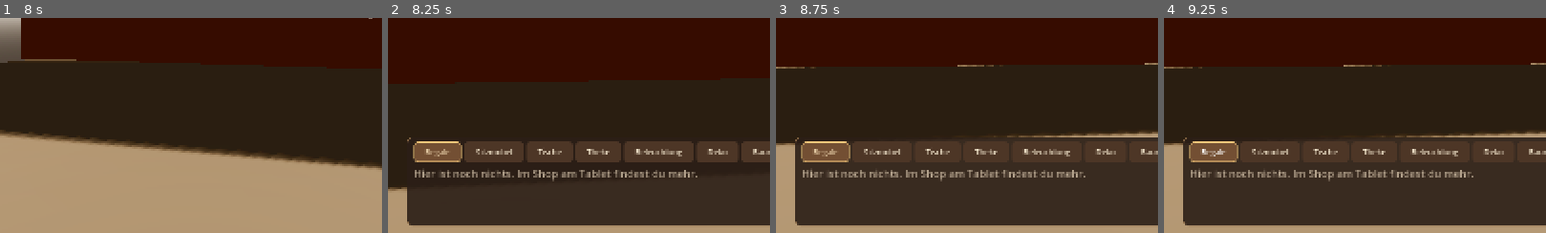
Above: before the commit, frames 1-4 (left to right).
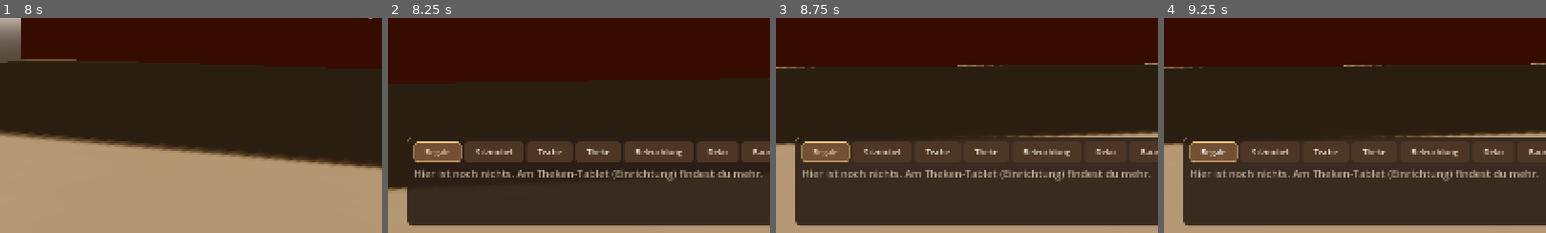
Above: after the commit, the same moments.

Repository: muschel99/Buecherei-Game
Game: Godot game, scene res://scenes/main.tscn
The game is run twice, just before and just after one commit, with the same random seed, the same clock (stepped at 60 frames per second) and the same inputs.
Inputs (mouse positions are % of the whole screen's width and height, from its top left):
- Up to frame 1 (8 s): tap Enter at 0.5 s; move the mouse to (55, 50) at 0.52 s; press the mouse at (55, 50) at 0.53 s; hold W (move_forward) 0.53-5.78 s; tap Space (jump) at 0.77, 1.52, 3.02, 3.77, 4.52, 6.02, 6.77, 7.52 s; move the mouse to (45, 50) at 1.27 s; release the mouse at (45, 50) at 1.28 s; tap Mouse wheel up (book_rotate) at 1.35 s; move the mouse to (52, 48) at 2.02 s; hold Mouse wheel down (book_rotate_back) 2.03-2.78 s; move the mouse to (49, 52) at 2.77 s; right-click (49, 52) at 2.85 s; move the mouse to (57, 51) at 3.52 s; hold X (build_delete) 3.53-4.28 s; move the mouse to (42, 49) at 4.27 s; tap Shift (build_paint_all) at 4.35 s; move the mouse to (51, 50) at 5.02 s; hold G (build_toggle_grid) 5.03-5.78 s; move the mouse to (46, 48) at 5.77 s; hold D (move_right) 5.78-6.53 s; tap Ctrl (crouch) at 5.85 s; move the mouse to (55, 50) at 6.52 s; hold E (interact) 6.53-7.28 s; hold W (move_forward) from 6.53 s (still down); move the mouse to (45, 50) at 7.27 s; tap Q (store_books) at 7.35 s
- Up to frame 2 (8.25 s): keep holding W (move_forward); move the mouse to (52, 48) at 8.02 s; hold Tab (toggle_build_mode) from 8.03 s (still down)
- Up to frame 3 (8.75 s): keep holding W (move_forward); keep holding Tab (toggle_build_mode)
- Up to frame 4 (9.25 s): release W (move_forward) at 8.75 s; release Tab (toggle_build_mode) at 8.75 s; click "Regale" at 8.75 s
The pictures show only the part of the screen within x 2-52%, y 50-100%; the shares and areas given below are measured in that part.

Frame 1 is identical in both runs. In frame 2, 1.4% of the frame differs, in the area x 33-98%, y 70-76%; in frame 3, 1.3%; in frame 4, 1.3%.

Commit message:
Etappe 3g, Teil 3: Neuaufbau nach Klicks erst am Ende des Bilds
Die Apps bauen ihre Listen nicht mehr sofort im Klick neu auf, sondern
gesammelt am Ende des Bilds (request_refresh). Hinweistext im
Gestaltungsmodus zeigt auf die App Einrichtung.

Co-Authored-By: Claude Opus 5.5 <noreply@anthropic.com>
Claude-Session: https://claude.ai/code/session_019h7HXfFS3pVv47U8YJjpyf

Diff:
--- a/scripts/ui/build_ui.gd
+++ b/scripts/ui/build_ui.gd
@@ -120,7 +120,7 @@
 
 	if _cards.is_empty():
 		var empty := Label.new()
-		empty.text = "Hier ist noch nichts. Im Shop am Tablet findest du mehr."
+		empty.text = "Hier ist noch nichts. Am Theken-Tablet (Einrichtung) findest du mehr."
 		if not owned.is_empty():
 			empty.text = "Dazu passt hier gerade nichts – probier einen anderen Filter."
 		empty.add_theme_color_override("font_color", MUTED_COLOR)
--- a/scripts/ui/counter_tablet.gd
+++ b/scripts/ui/counter_tablet.gd
@@ -191,6 +191,11 @@
 
 
 # --- Anzeige ---
+
+## Alles neu zeigen – erst am Ende des Bilds (einmal, auch wenn viel auf einmal passiert).
+func queue_refresh() -> void:
+	_queue_refresh()
+
 
 func _queue_refresh() -> void:
 	if _refresh_queued or not is_open:
--- a/scripts/ui/tablet_app.gd
+++ b/scripts/ui/tablet_app.gd
@@ -26,6 +26,15 @@
 ## Geld, Inventar oder Bücher haben sich geändert: neu anzeigen.
 func refresh() -> void:
 	pass
+
+
+## Neu anzeigen, aber erst am Ende des Bilds – so wird kein Knopf entfernt, während sein
+## Klick noch verarbeitet wird.
+func request_refresh() -> void:
+	if tablet and tablet.is_open:
+		tablet.queue_refresh()
+	else:
+		refresh()
 
 
 # --- Kleine Bausteine für alle Apps ---
--- a/scripts/ui/tablet_apps/collection_app.gd
+++ b/scripts/ui/tablet_apps/collection_app.gd
@@ -45,7 +45,7 @@
 
 func show_genre(id: String) -> void:
 	_genre = id
-	refresh()
+	request_refresh()
 
 
 func refresh() -> void:
--- a/scripts/ui/tablet_apps/shop_app.gd
+++ b/scripts/ui/tablet_apps/shop_app.gd
@@ -40,7 +40,7 @@
 	elif kind != "surface":
 		entry.count += 1
 	_order_text = ""
-	refresh()
+	request_refresh()
 
 
 func _change_cart_count(entry: Dictionary, change: int) -> void:
@@ -48,7 +48,7 @@
 	if entry.count <= 0:
 		cart.erase(entry)
 	_order_text = ""
-	refresh()
+	request_refresh()
 
 
 func get_cart_total() -> int:
@@ -63,12 +63,12 @@
 	var total := get_cart_total()
 	var deliveries := _get_deliveries()
 	if cart.is_empty() or deliveries == null or not Wallet.spend(total, "Einkauf am Tablet"):
-		refresh()
+		request_refresh()
 		return
 	deliveries.place_order(cart)
 	cart.clear()
 	_order_text = "Danke! In etwa %d Sekunden steht der Karton vor der Tür." % roundi(GameConfig.delivery_time)
-	refresh()
+	request_refresh()
 
 
 ## Baut den Warenkorb (rechte Spalte) in "parent".
--- a/scripts/ui/tablet_apps/stock_app.gd
+++ b/scripts/ui/tablet_apps/stock_app.gd
@@ -49,7 +49,7 @@
 
 func change_amount(genre_id: String, change: int) -> void:
 	_amounts[genre_id] = clampi(get_amount(genre_id) + change, 1, maxi(max_take(genre_id), 1))
-	refresh()
+	request_refresh()
 
 
 ## Nimmt die gewählte Anzahl Bücher dieses Genres aus dem Lager in die Hand. Liefert, wie
@@ -80,7 +80,7 @@
 
 func toggle_titles(genre_id: String) -> void:
 	_expanded[genre_id] = not _expanded.get(genre_id, false)
-	refresh()
+	request_refresh()
 
 
 func refresh() -> void:
--- a/scripts/ui/tablet_frame.gd
+++ b/scripts/ui/tablet_frame.gd
@@ -1,6 +1,6 @@
 class_name TabletFrame
 extends PanelContainer
-## Gemeinsame Vorlage für alles, was als Tablet erscheint (Regal-Menü, Theken-Tablet mit Shop):
+## Gemeinsame Vorlage für alles, was als Tablet erscheint (Regal-Menü, Theken-Tablet mit seinen Apps):
 ## ein dunkler Rahmen mit runden Ecken und kleiner Kamera oben, darin der warme Bildschirm.
 ##
 ## So benutzt man sie: einen PanelContainer-Knoten mit diesem Script anlegen (in einer Szene
